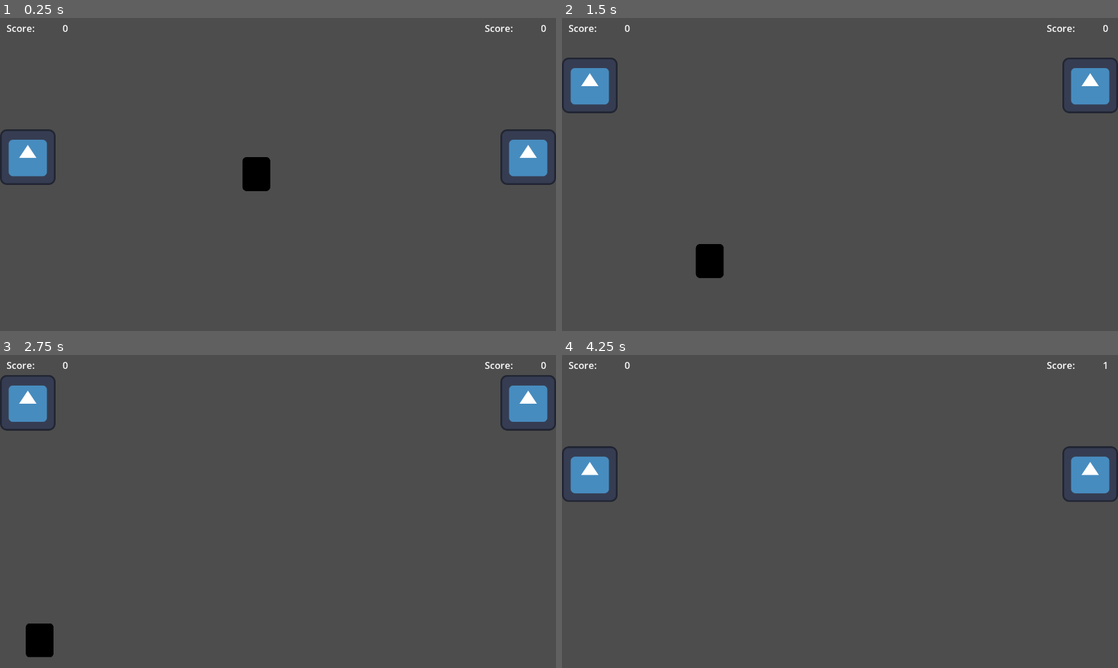
Above: before the commit, frames 1-4 (two rows, left to right).
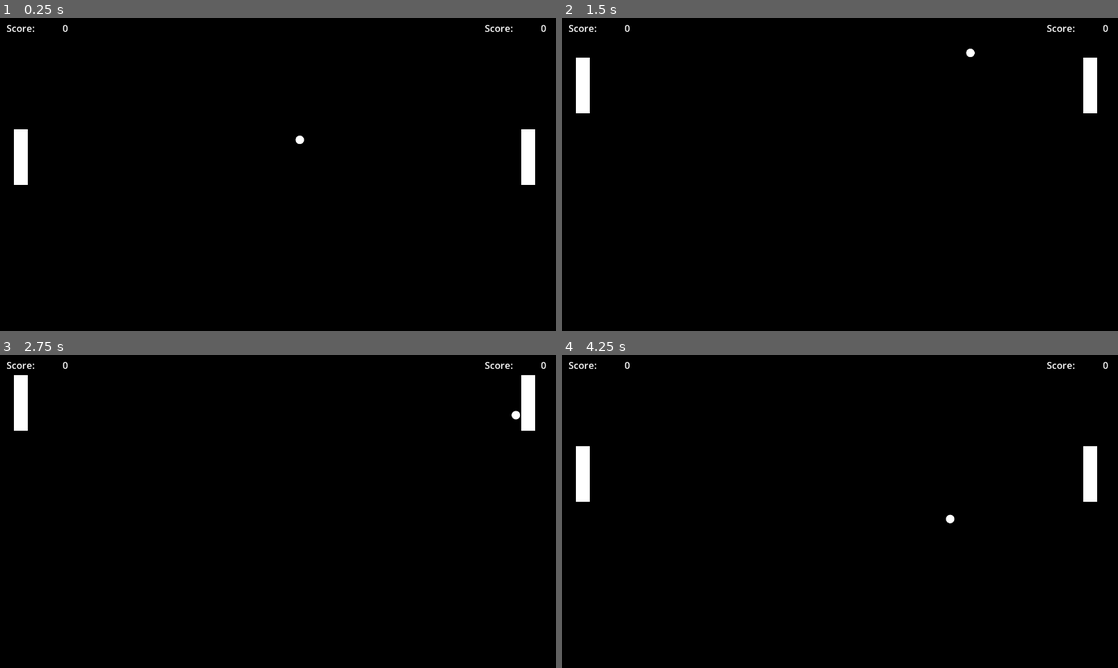
Above: after the commit, the same moments.

Repository: thejacer87/Pong
Game: Godot game, scene res://Main.tscn
Same seed, same stepped clock (60 frames per second), same inputs: the game is played once before the commit and once after it. The engine's default icon, where the game draws it, is replaced by a stand-in: a white triangle on a blue panel in a dark square.
Inputs:
- Up to frame 1 (0.25 s): no input
- Up to frame 2 (1.5 s): hold Up (ui_up) 0.53-1.28 s; hold Down (ui_down) from 1.28 s (still down)
- Up to frame 3 (2.75 s): release Down (ui_down) at 2.03 s; hold Up (ui_up) from 2.03 s (still down)
- Up to frame 4 (4.25 s): release Up (ui_up) at 3.53 s; hold Down (ui_down) from 3.53 s (still down)

The runs differ from the first frame. In frame 1, 99% of the frame differs, in the area x 0-100%, y 0-100%; in frame 2, 99%; in frame 3, 99%; in frame 4, 100%.

Commit message:
updates

Diff:
--- a/Ball.gd
+++ b/Ball.gd
@@ -6,9 +6,7 @@
 
 # Called when the node enters the scene tree for the first time.
 func _ready():
-	direction.x = [-1,1][randi() % 2]
-	direction.y = [-0.8,0.8][randi() % 2]
-	pass # Replace with function body.
+	reset_ball()
 
 
 # Called every frame. 'delta' is the elapsed time since the previous frame.
@@ -18,3 +16,9 @@
 	var collision = move_and_collide(direction * speed * delta)
 	if collision:
 		direction = direction.bounce(collision.get_normal())
+
+func reset_ball():
+	direction.x = [-1,1][randi() % 2]
+	direction.y = [-0.8,0.8][randi() % 2]
+	position.x = 640
+	position.y = 320
--- a/Ball.tscn
+++ b/Ball.tscn
@@ -1,21 +1,17 @@
 [gd_scene load_steps=4 format=3 uid="uid://b4mgrn4k371np"]
 
 [ext_resource type="Script" path="res://Ball.gd" id="1_hjfog"]
-[ext_resource type="Texture2D" uid="uid://gihtlhqwdv4d" path="res://icon.svg" id="1_taf05"]
+[ext_resource type="Texture2D" uid="uid://doc70u3obvf3" path="res://assets/ball.png" id="2_tel13"]
 
 [sub_resource type="CircleShape2D" id="CircleShape2D_hyg5h"]
 
 [node name="Ball" type="CharacterBody2D"]
-position = Vector2(0, 1)
-scale = Vector2(1.19313, 1.19313)
 collision_layer = 2
 script = ExtResource("1_hjfog")
 
 [node name="Sprite2D" type="Sprite2D" parent="."]
-modulate = Color(0, 0, 0, 1)
-position = Vector2(0, -0.838135)
-scale = Vector2(0.419066, 0.506548)
-texture = ExtResource("1_taf05")
+scale = Vector2(0.5, 0.5)
+texture = ExtResource("2_tel13")
 
 [node name="CollisionShape2D" type="CollisionShape2D" parent="."]
 shape = SubResource("CircleShape2D_hyg5h")
--- /dev/null
+++ b/Main.gd
@@ -0,0 +1,22 @@
+extends Node2D
+
+@onready var ball = $Ball
+@onready var paddle_1 = $Paddle
+@onready var paddle_2 = $Paddle2
+@onready var zone_1 = $ScoringZone1
+@onready var zone_2 = $ScoringZone2
+
+# Called when the node enters the scene tree for the first time.
+func _ready():
+	zone_1.connect("scored", _on_scored.bind(paddle_2))
+	zone_2.scored.connect(_on_scored.bind(paddle_1))
+
+
+# Called every frame. 'delta' is the elapsed time since the previous frame.
+func _process(delta):
+	pass
+
+
+func _on_scored(paddle: Paddle):
+	paddle.add_points()
+	ball.reset_ball()
--- a/Main.tscn
+++ b/Main.tscn
@@ -1,18 +1,31 @@
-[gd_scene load_steps=6 format=3 uid="uid://bfi5jooltw33l"]
+[gd_scene load_steps=7 format=3 uid="uid://bfi5jooltw33l"]
 
 [ext_resource type="PackedScene" uid="uid://ceppsuyllohhw" path="res://Paddle.tscn" id="1_8j0bh"]
+[ext_resource type="Script" path="res://Main.gd" id="1_s0q0m"]
 [ext_resource type="PackedScene" uid="uid://b3bvokopc0lay" path="res://Wall.tscn" id="2_ceck4"]
 [ext_resource type="PackedScene" uid="uid://b4mgrn4k371np" path="res://Ball.tscn" id="3_veg81"]
 [ext_resource type="PackedScene" uid="uid://tp8y8cy65yo6" path="res://ScoringZone.tscn" id="4_aaibv"]
 [ext_resource type="PackedScene" uid="uid://0t7fdjjkiswj" path="res://UI.tscn" id="5_wcver"]
 
 [node name="Main" type="Node2D"]
+script = ExtResource("1_s0q0m")
+
+[node name="ColorRect" type="ColorRect" parent="."]
+offset_left = -192.0
+offset_top = -128.0
+offset_right = 1472.0
+offset_bottom = 832.0
+color = Color(0, 0, 0, 1)
+
+[node name="UI" parent="." instance=ExtResource("5_wcver")]
+player_one = NodePath("../Paddle")
+player_two = NodePath("../Paddle2")
 
 [node name="Paddle" parent="." instance=ExtResource("1_8j0bh")]
 position = Vector2(1216, 320)
 
 [node name="Paddle2" parent="." instance=ExtResource("1_8j0bh")]
-position = Vector2(64, 320)
+position = Vector2(48, 320)
 
 [node name="WallTop" parent="." instance=ExtResource("2_ceck4")]
 position = Vector2(750, -10)
@@ -25,14 +38,6 @@
 
 [node name="ScoringZone1" parent="." instance=ExtResource("4_aaibv")]
 position = Vector2(-25, 322)
-node_path = NodePath("../Paddle2")
 
 [node name="ScoringZone2" parent="." instance=ExtResource("4_aaibv")]
 position = Vector2(1305, 322)
-node_path = NodePath("../Paddle")
-
-[node name="UI" parent="." instance=ExtResource("5_wcver")]
-grow_horizontal = 2
-grow_vertical = 2
-player_one = NodePath("../Paddle")
-player_two = NodePath("../Paddle2")
--- a/Paddle.gd
+++ b/Paddle.gd
@@ -8,11 +8,12 @@
 # Get the gravity from the project settings to be synced with RigidBody nodes.
 var gravity = ProjectSettings.get_setting("physics/2d/default_gravity")
 
+
 func _physics_process(delta):
 
 	# Get the input direction and handle the movement/deceleration.
 	# As good practice, you should replace UI actions with custom gameplay actions.
-	var direction = Input.get_axis("ui_up", "ui_down")
+	var direction = Input.get_axis("paddle_up", "paddle_down")
 	velocity.y = direction * SPEED
 
 	move_and_slide()
--- a/Paddle.tscn
+++ b/Paddle.tscn
@@ -1,16 +1,17 @@
 [gd_scene load_steps=4 format=3 uid="uid://ceppsuyllohhw"]
 
 [ext_resource type="Script" path="res://Paddle.gd" id="1_0uv2g"]
-[ext_resource type="Texture2D" uid="uid://gihtlhqwdv4d" path="res://icon.svg" id="1_dvkyl"]
+[ext_resource type="Texture2D" uid="uid://dkbso8ph6t6hm" path="res://assets/pixel.png" id="2_ym24h"]
 
 [sub_resource type="RectangleShape2D" id="RectangleShape2D_wurd3"]
-size = Vector2(128, 128)
+size = Vector2(32, 128)
 
 [node name="Paddle" type="CharacterBody2D"]
 script = ExtResource("1_0uv2g")
 
 [node name="Sprite2D" type="Sprite2D" parent="."]
-texture = ExtResource("1_dvkyl")
+scale = Vector2(32.5, 128)
+texture = ExtResource("2_ym24h")
 
 [node name="CollisionShape2D" type="CollisionShape2D" parent="."]
 shape = SubResource("RectangleShape2D_wurd3")
--- a/ScoringZone.gd
+++ b/ScoringZone.gd
@@ -1,22 +1,6 @@
 extends Area2D
 
-@export var node_path: NodePath
+signal scored
 
-# Called when the node enters the scene tree for the first time.
-func _ready():
-	print("Score Zone Ready")
-	pass # Replace with function body.
-
-
-# Called every frame. 'delta' is the elapsed time since the previous frame.
-func _process(delta):
-	pass
-
-
-func _on_body_entered(body:Ball):
-	var paddle: Paddle = get_node(node_path)
-	paddle.add_points(1)
-	print(paddle.score)
-	print(body.name)
-	# Set player score
-	pass # Replace with function body.
+func _on_body_entered(body):
+	emit_signal("scored")
--- a/UI.gd
+++ b/UI.gd
@@ -12,6 +12,6 @@
 
 # Called every frame. 'delta' is the elapsed time since the previous frame.
 func _process(delta):
-	get_node("MarginContainer/Score").text = str(get_node(player_one).score)
-	get_node("MarginContainer2/Score").text = str(get_node(player_two).score)
+	$MarginContainer/Score.text = str(get_node(player_one).score)
+	$MarginContainer2/Score.text = str(get_node(player_two).score)
 	pass
--- a/UI.tscn
+++ b/UI.tscn
@@ -3,12 +3,14 @@
 [ext_resource type="Script" path="res://UI.gd" id="1_pg2c5"]
 
 [sub_resource type="SystemFont" id="SystemFont_p6qm1"]
+subpixel_positioning = 0
 
 [sub_resource type="LabelSettings" id="LabelSettings_vy126"]
 font = SubResource("SystemFont_p6qm1")
 font_size = 22
 
 [sub_resource type="SystemFont" id="SystemFont_mfatv"]
+subpixel_positioning = 0
 
 [sub_resource type="LabelSettings" id="LabelSettings_jleoi"]
 font = SubResource("SystemFont_mfatv")
@@ -19,16 +21,16 @@
 anchors_preset = 15
 anchor_right = 1.0
 anchor_bottom = 1.0
+grow_horizontal = 2
+grow_vertical = 2
 script = ExtResource("1_pg2c5")
 
 [node name="MarginContainer" type="MarginContainer" parent="."]
-layout_mode = 0
 offset_left = 15.0
 offset_right = 157.0
 offset_bottom = 47.0
 
 [node name="ScoreLabel" type="Label" parent="MarginContainer"]
-layout_mode = 2
 offset_top = 6.0
 offset_right = 142.0
 offset_bottom = 40.0
@@ -36,7 +38,6 @@
 label_settings = SubResource("LabelSettings_vy126")
 
 [node name="Score" type="Label" parent="MarginContainer"]
-layout_mode = 2
 offset_top = 6.0
 offset_right = 142.0
 offset_bottom = 40.0
@@ -46,13 +47,11 @@
 vertical_alignment = 1
 
 [node name="MarginContainer2" type="MarginContainer" parent="."]
-layout_mode = 1
 offset_left = 1116.0
 offset_right = 1258.0
 offset_bottom = 47.0
 
 [node name="ScoreLabel" type="Label" parent="MarginContainer2"]
-layout_mode = 2
 offset_top = 6.0
 offset_right = 142.0
 offset_bottom = 40.0
@@ -60,7 +59,6 @@
 label_settings = SubResource("LabelSettings_vy126")
 
 [node name="Score" type="Label" parent="MarginContainer2"]
-layout_mode = 2
 offset_top = 6.0
 offset_right = 142.0
 offset_bottom = 40.0
--- a/project.godot
+++ b/project.godot
@@ -37,6 +37,21 @@
 window/size/viewport_height=720
 window/stretch/mode="viewport"
 
+[input]
+
+paddle_up={
+"deadzone": 0.5,
+"events": [Object(InputEventKey,"resource_local_to_scene":false,"resource_name":"","device":0,"window_id":0,"alt_pressed":false,"shift_pressed":false,"ctrl_pressed":false,"meta_pressed":false,"pressed":false,"keycode":0,"physical_keycode":4194320,"unicode":0,"echo":false,"script":null)
+, Object(InputEventKey,"resource_local_to_scene":false,"resource_name":"","device":0,"window_id":0,"alt_pressed":false,"shift_pressed":false,"ctrl_pressed":false,"meta_pressed":false,"pressed":false,"keycode":87,"physical_keycode":0,"unicode":0,"echo":false,"script":null)
+]
+}
+paddle_down={
+"deadzone": 0.5,
+"events": [Object(InputEventKey,"resource_local_to_scene":false,"resource_name":"","device":0,"window_id":0,"alt_pressed":false,"shift_pressed":false,"ctrl_pressed":false,"meta_pressed":false,"pressed":false,"keycode":83,"physical_keycode":0,"unicode":0,"echo":false,"script":null)
+, Object(InputEventKey,"resource_local_to_scene":false,"resource_name":"","device":0,"window_id":0,"alt_pressed":false,"shift_pressed":false,"ctrl_pressed":false,"meta_pressed":false,"pressed":false,"keycode":0,"physical_keycode":4194322,"unicode":0,"echo":false,"script":null)
+]
+}
+
 [layer_names]
 
 2d_physics/layer_1="paddles"
Binary file added: assets/ball.png
Not shown, added: assets/ball.png.import
Binary file added: assets/pixel.png
Not shown, added: assets/pixel.png.import
Not shown, added: assets/ball.png~
